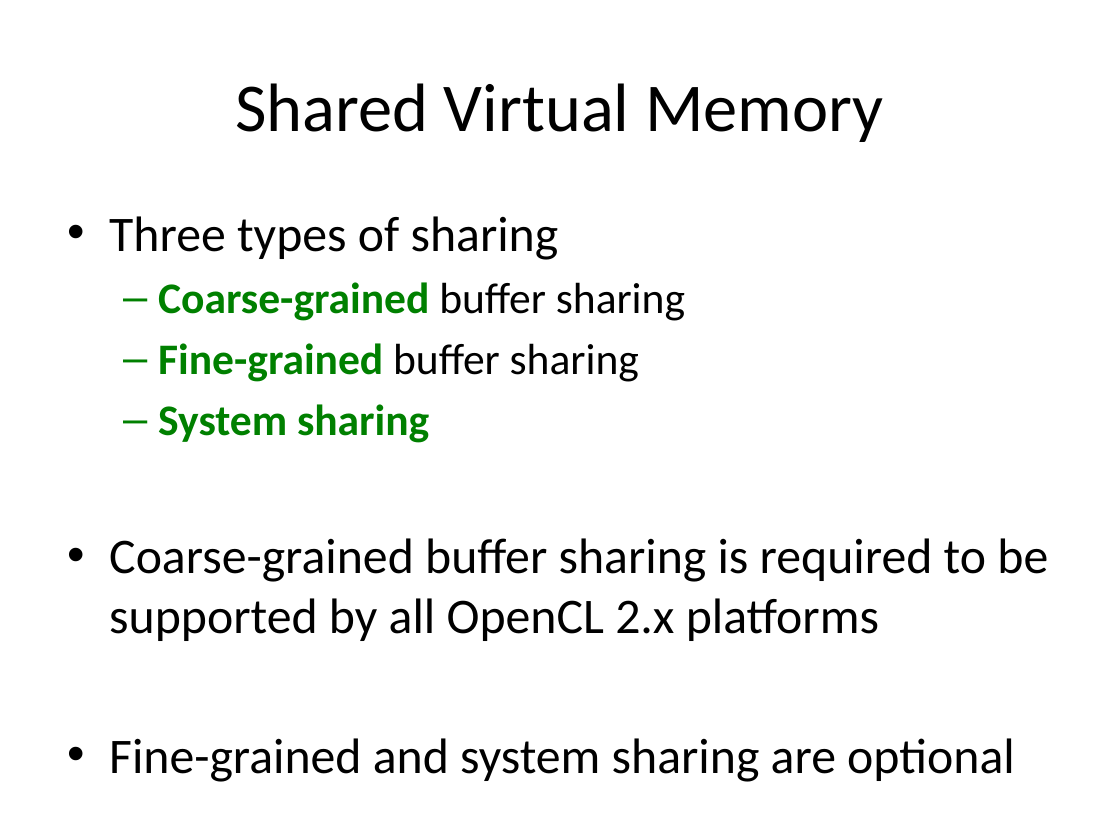
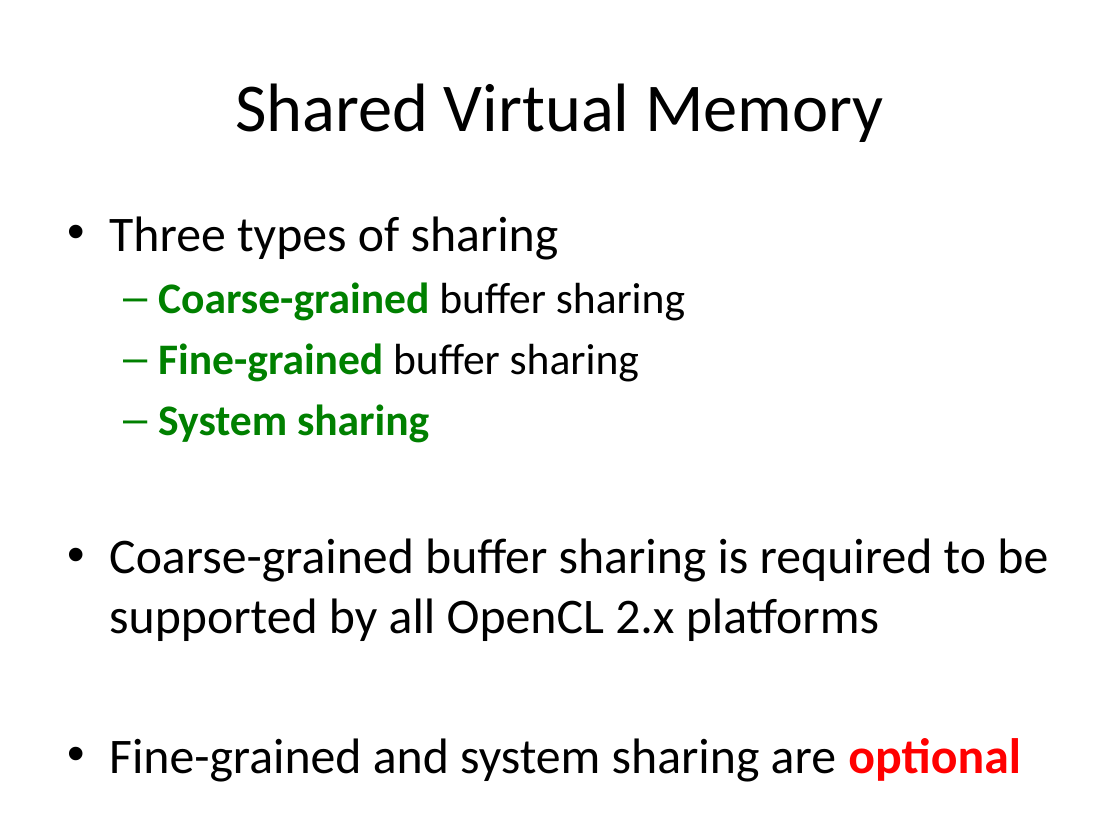
Before and after one commit to UoB-HPC/opencl-training-code, a slide deck: slide 30 of slides/advanced_part1.pptx. Drawn at 1120x840 pixels with LibreOffice and Linux fonts; fonts in the diff are those of the drawing. Boxes give left, top, right and bottom in pixels: in the first picture for what was removed or moved away, otherwise in the second. Text is boxed around its words. In the diff, an @@ line names an element or a change of style, - is before the commit and + after.

```diff
--- a/slides/advanced_part1.pptx
+++ b/slides/advanced_part1.pptx
@@ text at [109,738,1021,782]: text colour #000000 to #FF0000, bold on in "optional" @@
```
Also in this commit, not shown: 12 other slides changed.
